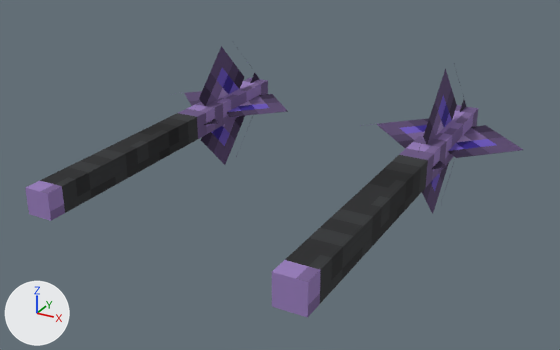
One commit to the glTF model assets/models/attacks/items/epic_knights_ice_and_fire/dragonsteel_lightning_heavymace.glb: the scene before it, then after it.
The view is the same before and after, from a 50 mm lens placed at (0.785, -1.929, 1.124), pointed at (-0.446, 0.31, 0.005). Lighting does not change. The marker at lower left points along +X, +Y and +Z. The older version comes first.

The first picture shows 'main__Tool_R', 'off__Tool_L'.
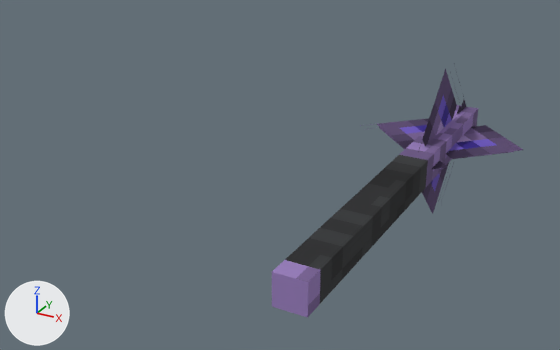
Location of each change, [x1, y1, x2, y2] in pixels of the pictures (560 x 350 px):
'off__Tool_L', moved
    before: [25, 42, 288, 221]
    after: [370, 79, 514, 202]

The change, as a list of edits to the scene's bpy script:
```text
Change ob_off__tool_l:
    ob_off__tool_l.location: (-0.969, -0.37, 0.031) -> (-0.031, -0.37, 0.031)
```
